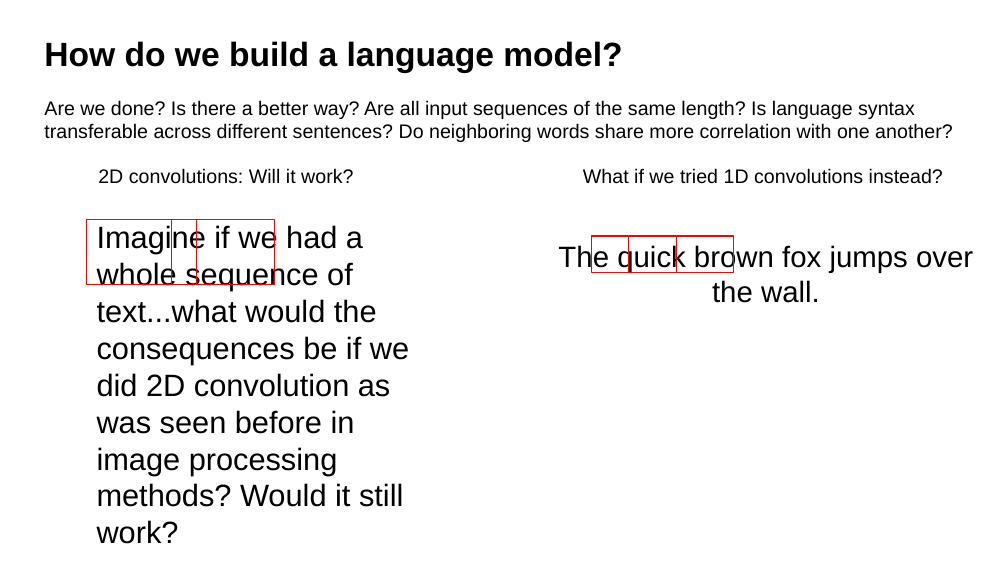
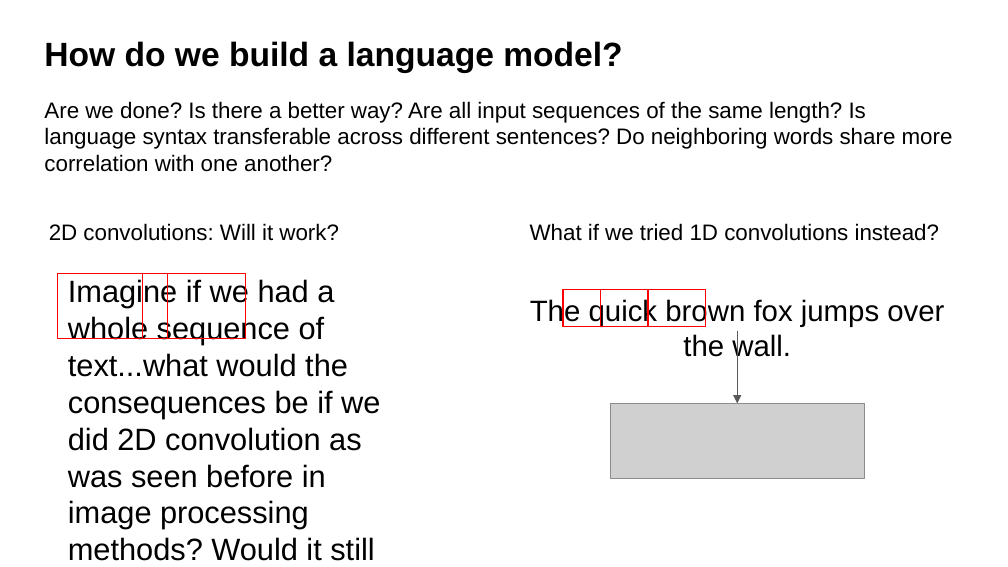
Before and after one commit to Benjamintdk/ML201, a slide deck: slide 9 of Natural Language Processing/Lesson 5_ Natural Language Processing Part 1.pptx. Drawn at 1008x567 pixels with LibreOffice and Linux fonts; fonts in the diff are those of the drawing; grey boxes stand for pictures. Boxes give left, top, right and bottom in pixels: in the first picture for what was removed or moved away, otherwise in the second. Text is boxed around its words. In the diff, an @@ line names an element or a change of style, - is before the commit and + after.

```diff
--- a/Natural Language Processing/Lesson 5_ Natural Language Processing Part 1.pptx
+++ b/Natural Language Processing/Lesson 5_ Natural Language Processing Part 1.pptx
@@ text "2D convolutions: Will it work?": place and size @@
-text "2D convolutions: Will it work?" at [98,168,353,184]
+text "2D convolutions: Will it work?" at [49,223,339,241]
@@ size 14 to 16 pt in 3 elements at [44,101,953,172], [49,223,339,241], [530,223,939,241] @@
@@ text "What if we tried 1D ...": place and size @@
-text "What if we tried 1D ..." at [583,168,943,184]
+text "What if we tried 1D ..." at [530,223,939,241]
@@ 5 rectangles, 2 texts: place and size @@
-5 rectangles, 2 texts at [87,220,973,544]
+5 rectangles, 2 texts at [57,274,944,561]
@@ arrow added from (737, 331) to (737, 403), #595959 0.75 pt @@
@@ picture added at [610,403,864,479] @@
```
Also in this commit, not shown: 5 other slides changed.
